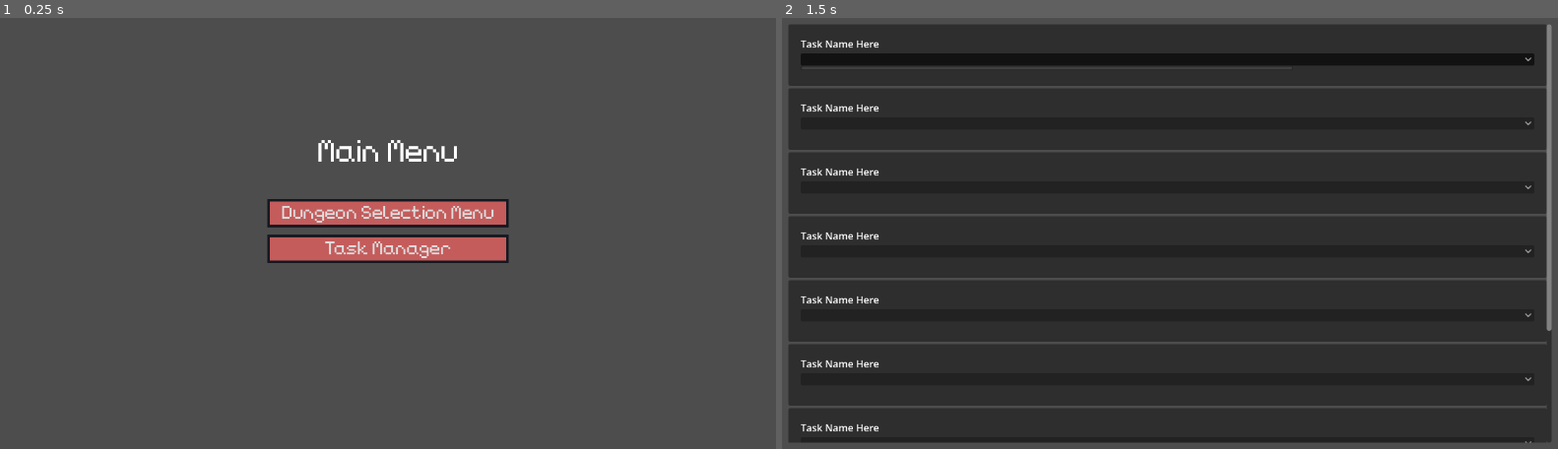
Above: before the commit, frames 1-2 (left to right).
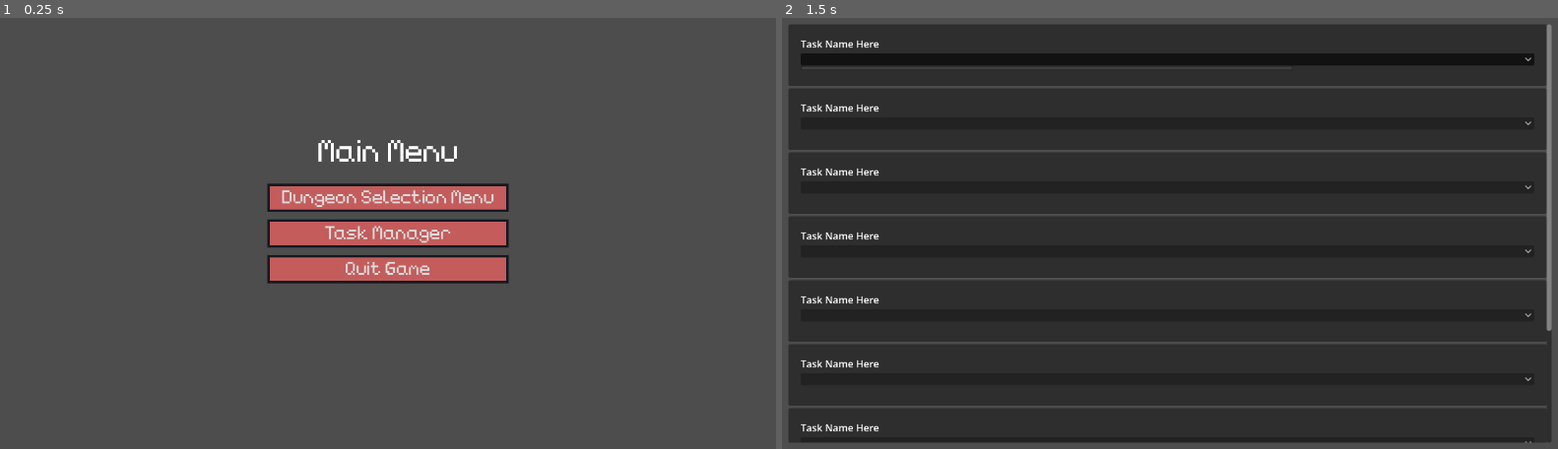
Above: after the commit, the same moments.

Repository: TheHumanMRP/RPG-Life-Tracker
Game: Godot game, scene res://Folders/Systems/Main/Scenes/main_scene.tscn
Same seed, same stepped clock (60 frames per second), same inputs: the game is played once before the commit and once after it. The engine's default icon, where the game draws it, is replaced by a stand-in: a white triangle on a blue panel in a dark square.
Inputs (mouse positions are in pixels of both pictures, inside the frame that each line leads up to):
- Up to frame 1 (0.25 s): no input
- Up to frame 2 (1.5 s): click "Task Manager" at 0.5 s; click (1170, 61) at 1.27 s

The runs differ from the first frame. In frame 1, 6.0% of the frame differs, in the area x 34-66%, y 38-62%; in frame 2, nothing differs.

Commit message:
Auto commit at 2026-09-22 15:23:05

Diff:
--- a/Folders/Systems/Main/Scenes/main_menu.tscn
+++ b/Folders/Systems/Main/Scenes/main_menu.tscn
@@ -57,3 +57,10 @@
 theme = ExtResource("2_ubp4m")
 theme_override_font_sizes/font_size = 30
 text = "  Task Manager  "
+
+[node name="Quit_Game_Button" type="Button" parent="VBoxContainer" unique_id=1459450233]
+unique_name_in_owner = true
+layout_mode = 2
+theme = ExtResource("2_ubp4m")
+theme_override_font_sizes/font_size = 30
+text = "  Quit Game  "
